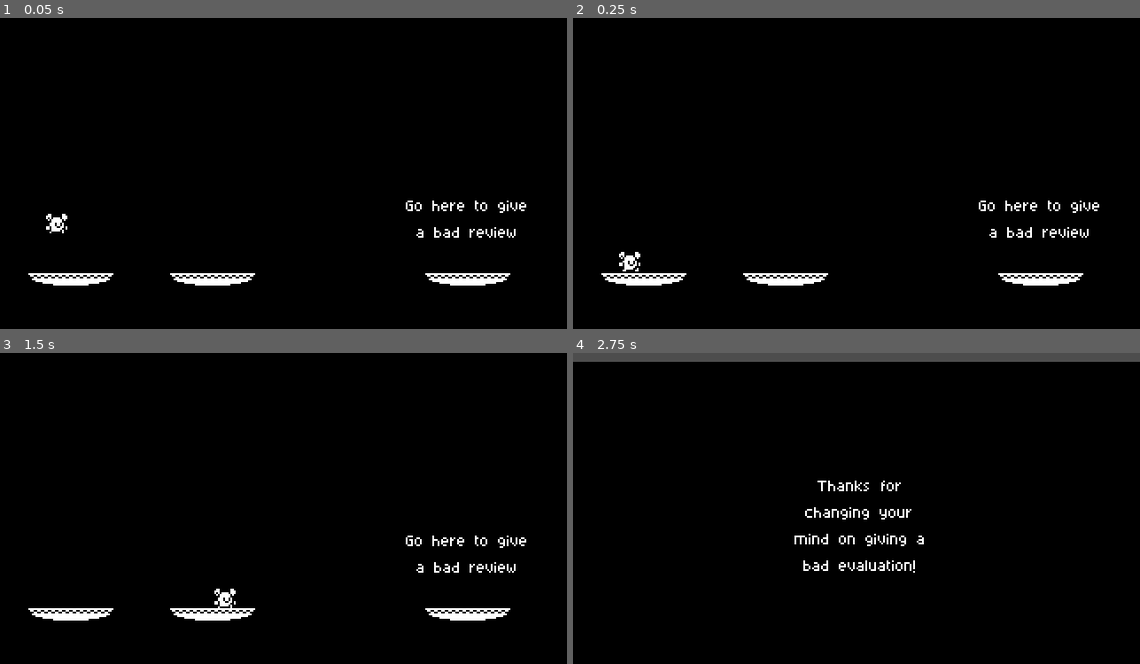
Above: before the commit, frames 1-4 (two rows, left to right).
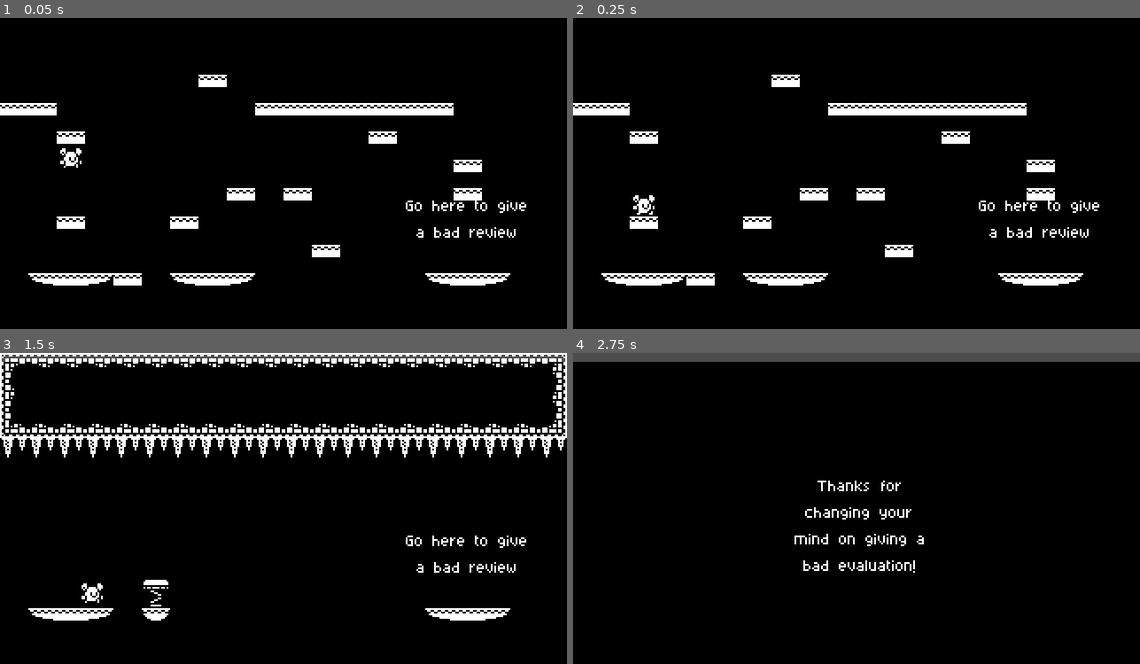
Above: after the commit, the same moments.

Repository: Andrearium/Missing-Semester-Exercise-2
Game: Godot game, scene res://world.tscn
The game is run twice, just before and just after one commit, with the same random seed, the same clock (stepped at 60 frames per second) and the same inputs.
Inputs:
- Up to frame 1 (0.05 s): no input
- Up to frame 2 (0.25 s): no input
- Up to frame 3 (1.5 s): tap Enter at 0.5 s; hold Right (ui_right) from 0.53 s (still down); tap Up (ui_up) at 0.77 s
- Up to frame 4 (2.75 s): tap Up (ui_up) at 1.52 s; release Right (ui_right) at 2.03 s; hold Left (ui_left) from 2.03 s (still down)

The runs differ from the first frame. In frame 1, 3.6% of the frame differs, in the area x 0-85%, y 18-87%; in frame 2, 3.7%; in frame 3, 8.7%, in the area x 0-100%, y 0-87%; in frame 4, nothing differs.

Commit message:
.

Diff:
--- a/EvaluationGame/world.tscn
+++ b/EvaluationGame/world.tscn
@@ -1214,13 +1214,13 @@
 polygon = PackedVector2Array(0, 0, 320, 0, 320, 180, 0, 180)
 
 [node name="Player" parent="." instance=ExtResource("2_w68e7")]
-position = Vector2(32, 112)
+position = Vector2(40, 71)
 collision_mask = 3
 
 [node name="TileMap" type="TileMap" parent="."]
 tile_set = SubResource("TileSet_dtu0a")
 format = 2
-layer_0/tile_data = PackedInt32Array(589825, 262144, 3, 589826, 327680, 3, 589827, 393216, 3, 589841, 393216, 3, 589839, 262144, 3, 589840, 327680, 3, 589830, 262144, 3, 589831, 327680, 3, 589832, 393216, 3)
+layer_0/tile_data = PackedInt32Array(589825, 262144, 3, 589827, 393216, 3, 589841, 393216, 3, 589839, 262144, 3, 589840, 327680, 3, 589830, 262144, 3, 589832, 393216, 3, 589831, 327680, 3, 589826, 327680, 3, 458758, 327680, 3, 393224, 327680, 3, 524299, 327680, 3, 393226, 327680, 3, 589828, 327680, 3, 458754, 327680, 3, 196617, 327680, 3, 196618, 327680, 3, 196619, 327680, 3, 196620, 327680, 3, 196621, 327680, 3, 196622, 327680, 3, 196623, 327680, 3, 131079, 327680, 3, 327696, 327680, 3, 393232, 327680, 3, 196608, 327680, 3, 196609, 327680, 3, 262146, 327680, 3, 262157, 327680, 3)
 
 [node name="Control" parent="." instance=ExtResource("4_eyoxn")]
 offset_left = 225.0
